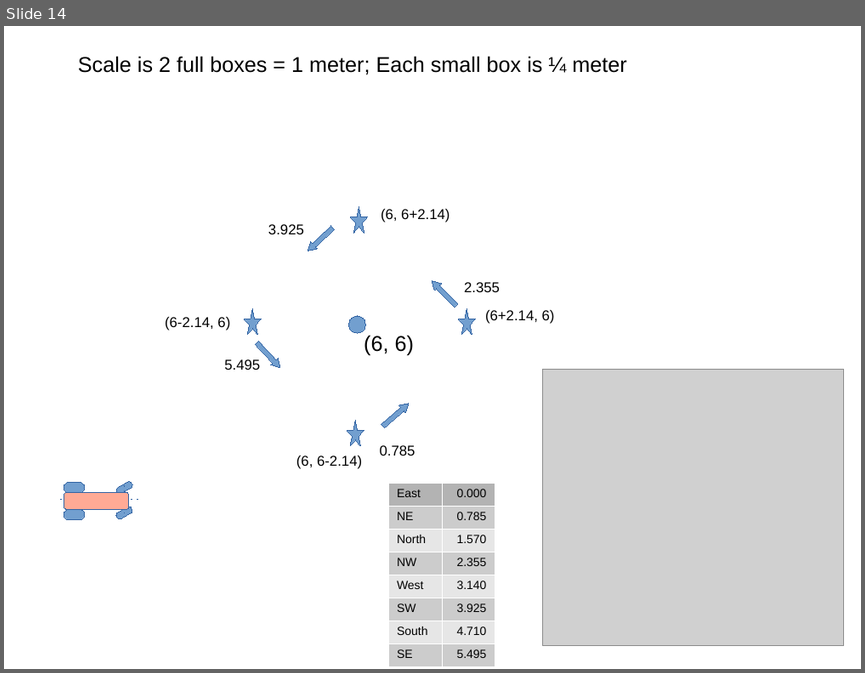
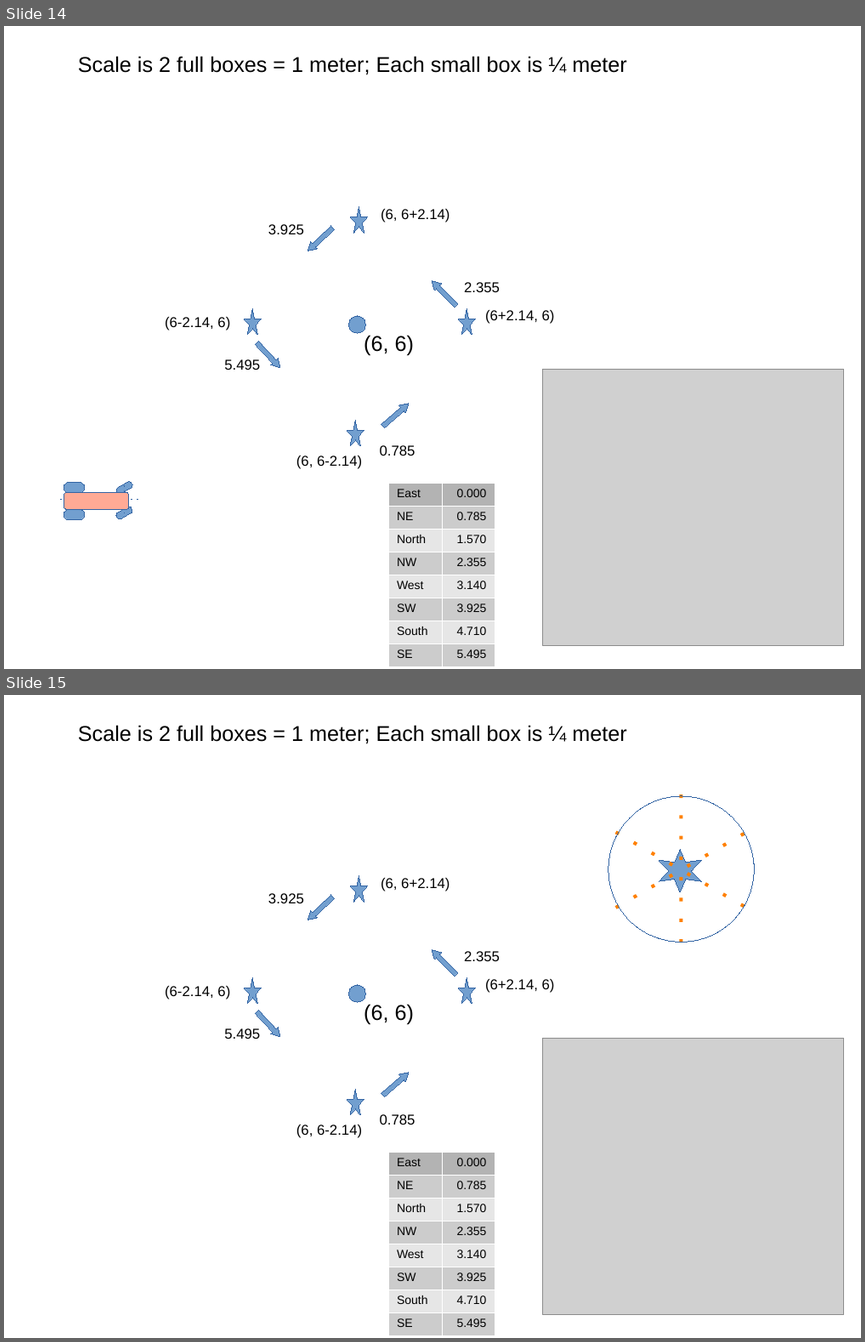
Before and after one commit to jones2126/ros1_lawn_tractor_ws, a slide deck: project_notes/robot_description_2_circle_approach.odp. Shown one above the other, each under a label of ours: slide 14 before the commit, slides 14 and 15 after it. The pictures are 865x673 and 865x1342 pixels, drawn with LibreOffice and Linux fonts; fonts in the diff are those of the drawing; grey boxes stand for pictures; background and template pictures are left out. Boxes give left, top, right and bottom in pixels: in the first picture for what was removed or moved away, otherwise in the second. Text is boxed around its words. In the diff, an @@ line names an element or a change of style, - is before the commit and + after.

```diff
--- a/project_notes/robot_description_2_circle_approach.odp
+++ b/project_notes/robot_description_2_circle_approach.odp
@@ slide 15 added at (x1=4, y1=695, x2=861, y2=1338), background picture (left out) @@
@@ text added at (x1=78, y1=725, x2=626, y2=744), 18 pt, text #000000 @@
+Scale is 2 full boxes = 1 meter; Each small box is ¼ meter
@@ ellipse added at (x1=608, y1=796, x2=754, y2=941), outline #3465A4 0 pt @@
@@ line added from (681, 794) to (681, 945), #FF8000 2.89 pt @@
@@ line added from (616, 832) to (746, 907), #FF8000 2.89 pt @@
@@ line added from (616, 907) to (746, 832), #FF8000 2.89 pt @@
@@ freeform shape added at (x1=658, y1=849, x2=702, y2=892), fill #729FCF, outline #3465A4 0 pt @@
@@ text added at (x1=268, y1=893, x2=304, y2=903), 12 pt, text #000000 @@
+3.925
@@ left arrow added at (x1=304, y1=893, x2=336, y2=923), fill #729FCF, outline #3465A4 0 pt @@
@@ star added at (x1=350, y1=876, x2=367, y2=902), fill #729FCF, outline #3465A4 0 pt @@
@@ text added at (x1=381, y1=878, x2=449, y2=891), 12 pt, text #000000 @@
+(6, 6+2.14)
@@ left arrow added at (x1=428, y1=947, x2=459, y2=977), fill #729FCF, outline #3465A4 0 pt @@
@@ text added at (x1=464, y1=951, x2=500, y2=961), 12 pt, text #000000 @@
+2.355
@@ text added at (x1=165, y1=986, x2=230, y2=999), 12 pt, text #000000 @@
+(6-2.14, 6)
@@ star added at (x1=244, y1=978, x2=261, y2=1004), fill #729FCF, outline #3465A4 0 pt @@
@@ ellipse added at (x1=348, y1=985, x2=365, y2=1002), fill #729FCF, outline #3465A4 0 pt @@
@@ star added at (x1=458, y1=978, x2=475, y2=1004), fill #729FCF, outline #3465A4 0 pt @@
@@ text added at (x1=485, y1=979, x2=555, y2=993), 12 pt, text #000000 @@
+(6+2.14, 6)
@@ left arrow added at (x1=254, y1=1008, x2=284, y2=1039), fill #729FCF, outline #3465A4 0 pt @@
@@ text added at (x1=364, y1=1004, x2=414, y2=1025), 18 pt, text #000000 @@
+(6, 6)
@@ text added at (x1=224, y1=1028, x2=260, y2=1038), 12 pt, text #000000 @@
+5.495
@@ picture added at (x1=543, y1=1038, x2=844, y2=1315) @@
@@ left arrow added at (x1=380, y1=1069, x2=412, y2=1099), fill #729FCF, outline #3465A4 0 pt @@
@@ star added at (x1=347, y1=1089, x2=364, y2=1115), fill #729FCF, outline #3465A4 0 pt @@
@@ text added at (x1=296, y1=1124, x2=362, y2=1138), 12 pt, text #000000 @@
+(6, 6-2.14)
@@ text added at (x1=380, y1=1114, x2=415, y2=1124), 12 pt, text #000000 @@
+0.785
@@ table added at (x1=389, y1=1151, x2=495, y2=1330), 8 rows, 2 columns @@
+East | 0.000
+NE | 0.785
+North | 1.570
+NW | 2.355
+West | 3.140
+SW | 3.925
+South | 4.710
+SE | 5.495
```
Also in this commit, not shown: 2 other slides added, 10 other files.
